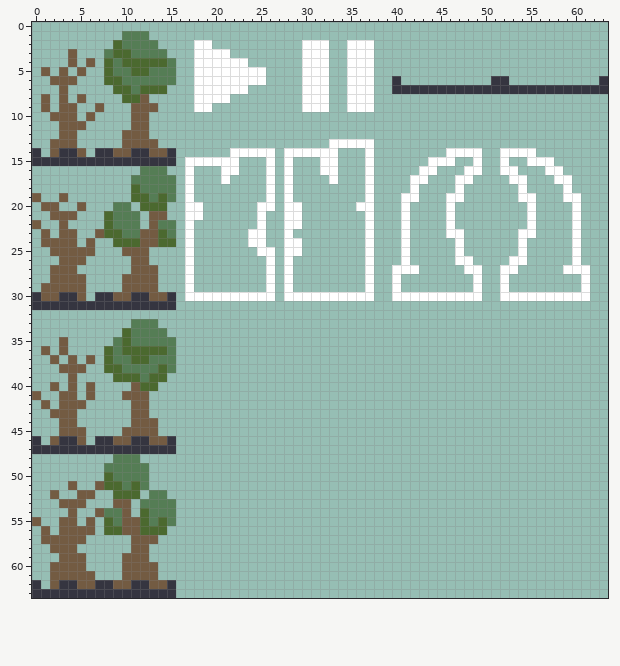
File history of a pixel-art file, NonUnitySources/Aseprite/Sprites Assorted.aseprite. The picture above was drawn from the file before the commit.
64x64 pixels, 1 frame.
New version:
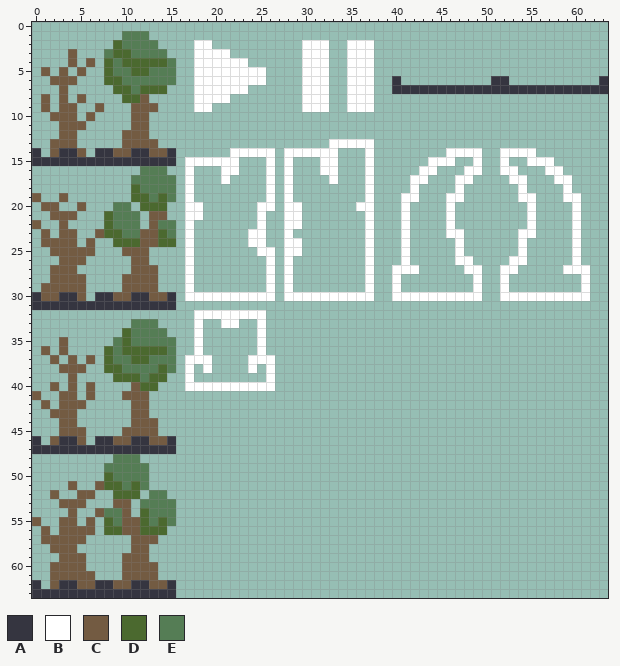
Palette (. is transparent): A #353540  B #ffffff  C #735b42  D #4b692f  E #557d55
Changes in this commit:
--- layer "Layer 1"
@@ x 15..28 @@
 31 A.............
-32 ..............
-33 ..............
-34 ..............
-35 E.............
-36 E.............
-37 E.............
-38 E.............
-39 ..............
-40 ..............
+32 ...BBBBBBBB...
+33 ...B..BB..B...
+34 ...B......B...
+35 E..B......B...
+36 E..B......B...
+37 E.BBB....BBB..
+38 E.B.B....B.B..
+39 ..B........B..
+40 ..BBBBBBBBBB..
 41 ..............
